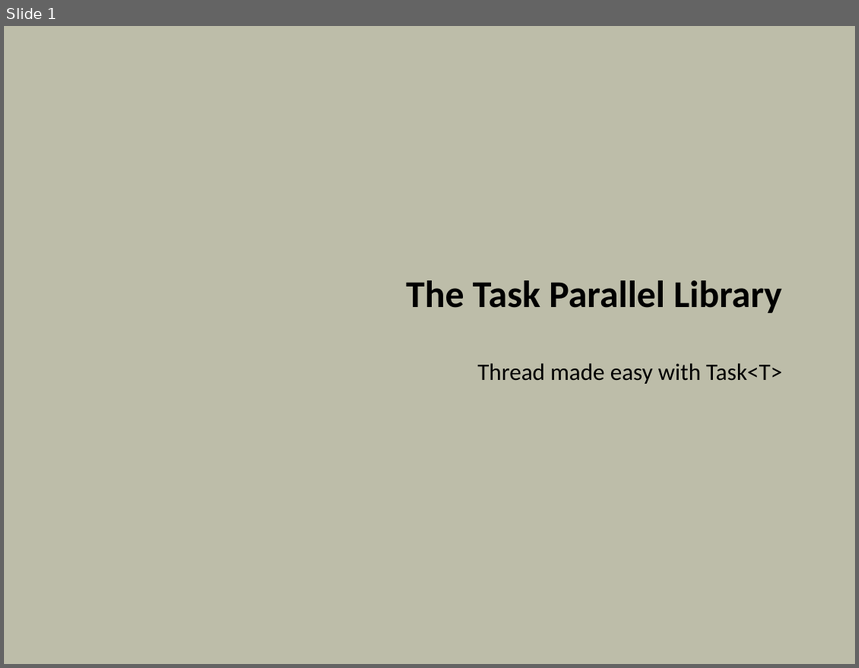
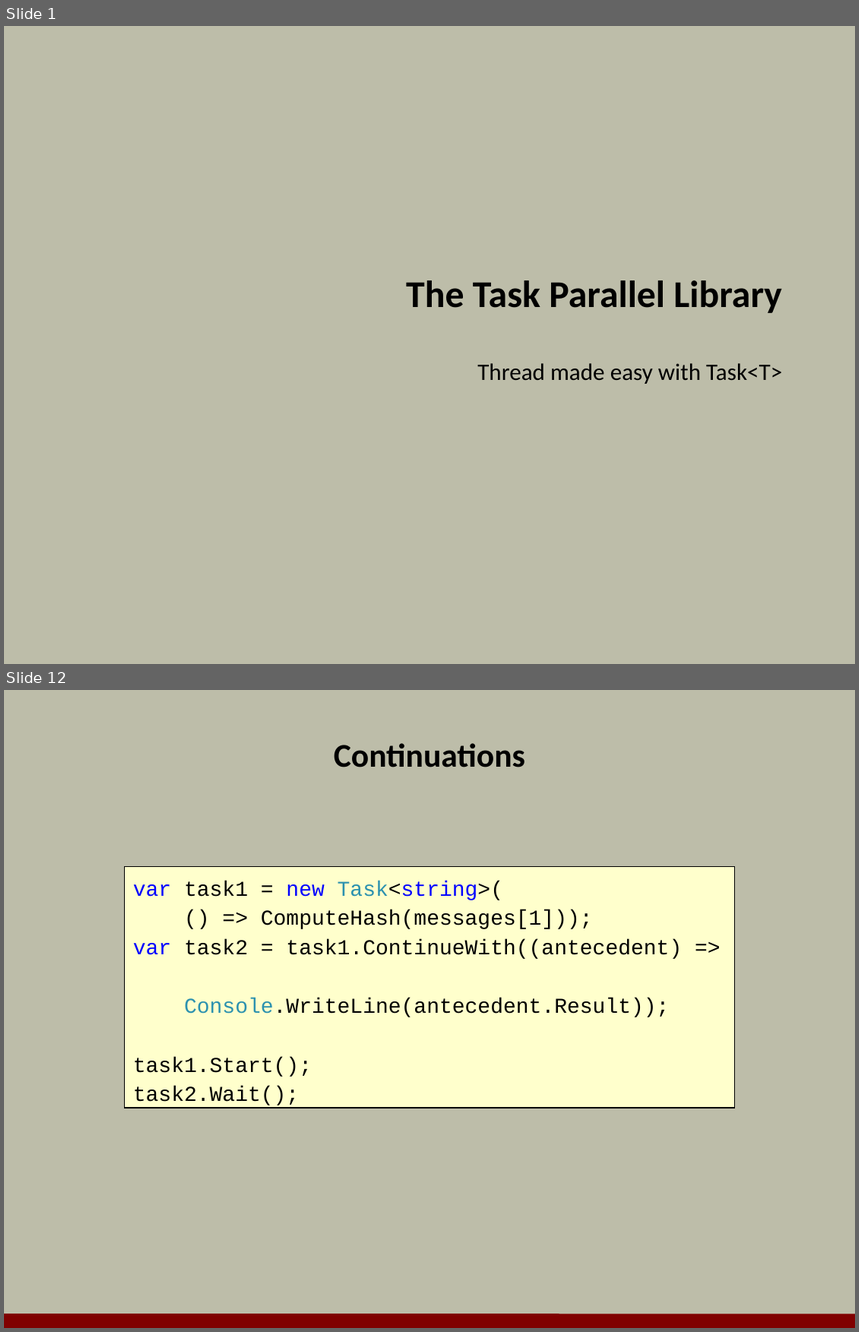
Before and after one commit to OdeToCode/classes, a slide deck: linq/slides/13_TPL.pptx. Shown one above the other, each under a label of ours: slide 1 before the commit, slides 1 and 12 after it; the slides between them are not shown. The pictures are 859x668 and 859x1332 pixels, drawn with LibreOffice and Linux fonts; fonts in the diff are those of the drawing; background and template pictures are left out. Boxes give left, top, right and bottom in pixels: in the first picture for what was removed or moved away, otherwise in the second. Text is boxed around its words. In the diff, an @@ line names an element or a change of style, - is before the commit and + after.

```diff
--- a/linq/slides/13_TPL.pptx
+++ b/linq/slides/13_TPL.pptx
@@ slide 12 added at box(4, 690, 855, 1328), background #BDBDA9 @@
@@ title added at box(334, 743, 525, 768), 28 pt, text #000000, bold @@
+Continuations
@@ rectangle added at box(125, 867, 735, 1108), fill #FFFFCC, outline #000000 0.75 pt, 18 pt, text #000000 @@
+var task1 = new Task<string>(
+() => ComputeHash(messages[1])); var task2 = task1.ContinueWith((antecedent) =>
+Console.WriteLine(antecedent.Result));
+task1.Start();
+task2.Wait();
@@ line added from (4, 1321) to (855, 1322), #800000 12 pt @@
```
Also in this commit, not shown: 1 slide changed, 10 other slides added, 25 slides removed.
